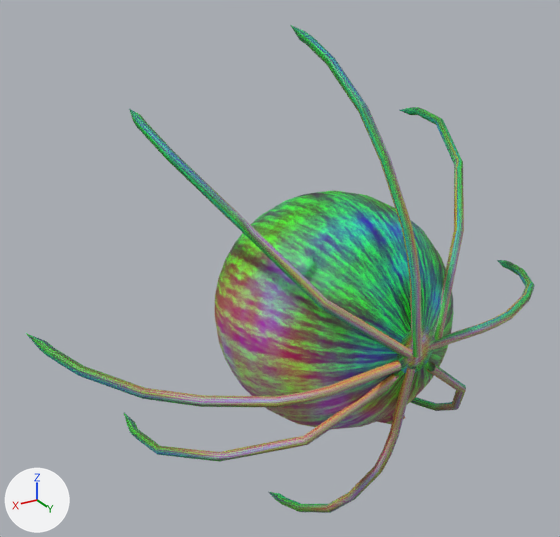
The Blender file source_assets/chironex.blend: old version first, new version second.
Both versions are drawn from a 50 mm lens placed at (5.45, 6.41, 4.18), pointed at (0.92, -1.15, 0.4). The lights are fixed; the arrows at lower left show +X, +Y and +Z.

Before the edit, the objects in view are built like this:
```python
me_sphere = bpy.data.meshes.new('Sphere')
me_sphere.from_pydata(...)  # 17162 vertices, 17536 faces; spans x -2.93..4.03, y -2.24..1.08, z -3.14..3.26
me_sphere.materials.append(mat_material_001)  # picture img_chironex_t_png
ob_sphere = bpy.data.objects.new('Sphere', me_sphere)
ob_sphere.location = (0.0, 0.0, 0.0)
```
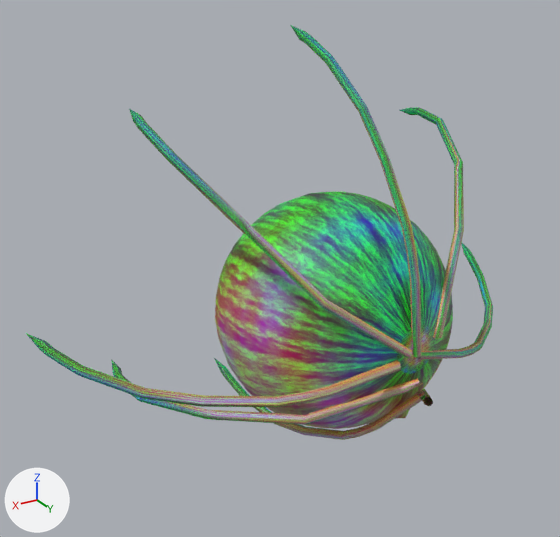
The change in detail:
me_sphere is used by ob_sphere; location (0.0, 0.0, 0.0).
me_sphere had 17162 vertices, 17536 faces and spanned x -2.93..4.03, y -2.24..1.08, z -3.14..3.26.
me_sphere now has 2954 vertices, 3296 faces and spans x -2.5..4.03, y -2.67..1.16, z -1.83..3.26.
me_sphere part 1: the loose piece of 1953 vertices spanning x 0.74..2.8, y -2.16..1.07, z -1.76..-0.02 is rebuilt with 329 vertices and now spans x 0.51..2.93, y -2.18..1.16, z -0.92..-0.11.
me_sphere part 2: the loose piece of 1889 vertices spanning x -2.93..0.35, y -1.19..0.94, z -0.33..0.15 is rebuilt with 295 vertices and now spans x -2.5..0.5, y -1.56..1.02, z -0.47..0.13.
me_sphere part 3: a new loose piece of 267 vertices spanning x 0.41..1.19, y -2.62..1.09, z -1.83..-0.35, in mat_material_001 (picture img_chironex_t_png).
me_sphere part 4: a new loose piece of 265 vertices spanning x -0.95..0.36, y -2.67..1.06, z -1.56..-0.48, in mat_material_001 (picture img_chironex_t_png).
me_sphere part 5: the loose piece of 1889 vertices spanning x -1.63..0.29, y -1.67..1.0, z -2.47..-0.1 is deleted.
me_sphere part 6: the loose piece of 1889 vertices spanning x 0.51..1.02, y -1.37..1.02, z -3.14..-0.03 is deleted.
me_sphere part 7: 15 vertices moved within x -0.96..3.92, y -1.25..0.99, z -0.04..2.45; 7744 vertices removed from x -1.77..3.97, y -1.97..1.08, z -1.35..3.22.

Pixel boxes [x1, y1, x2, y2] of what changed, in the pictures (560 x 537 px):
'Sphere', reshaped (8% narrower, 15% shorter)
    before: [26, 25, 534, 513]
    after: [26, 25, 493, 440]
part 1 of me_sphere, rebuilt (13% wider, 26% shorter)
    before: [124, 373, 401, 462]
    after: [111, 359, 423, 425]
part 2 of me_sphere, rebuilt (30% narrower, 31% taller)
    before: [428, 260, 534, 350]
    after: [419, 242, 493, 360]
part 3 of me_sphere, added (brown)
    after: [214, 358, 425, 440]
part 4 of me_sphere, added
    after: [421, 389, 433, 406]
part 5 of me_sphere, deleted
    before: [411, 362, 466, 411]
part 6 of me_sphere, deleted
    before: [269, 367, 416, 513]
part 7 of me_sphere, cut back
    before: [32, 30, 464, 430]
    after: [39, 118, 450, 403]
